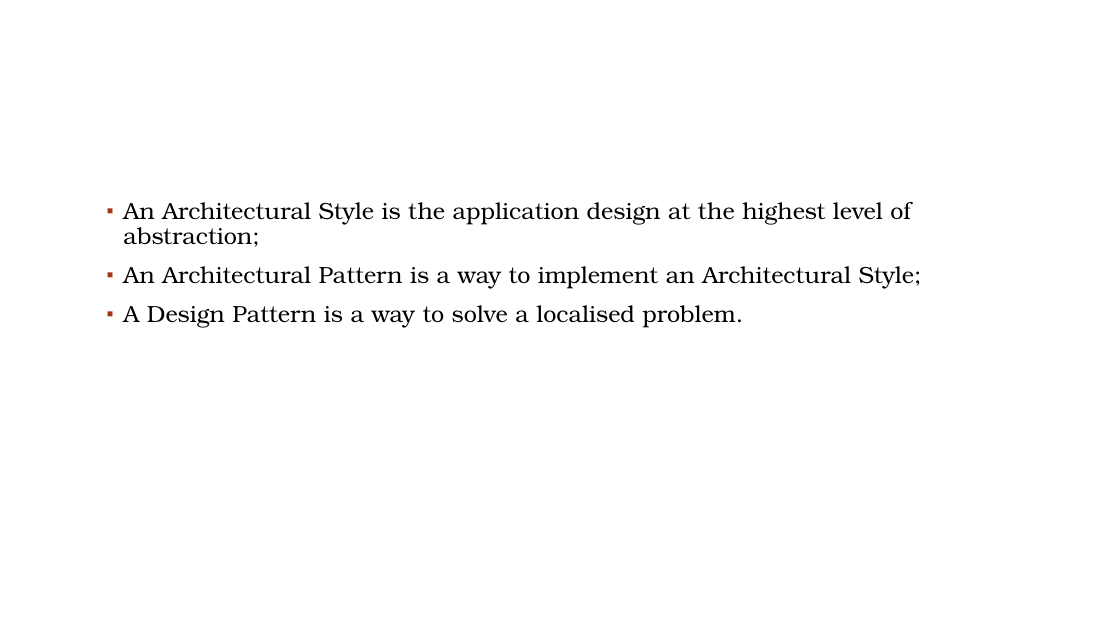
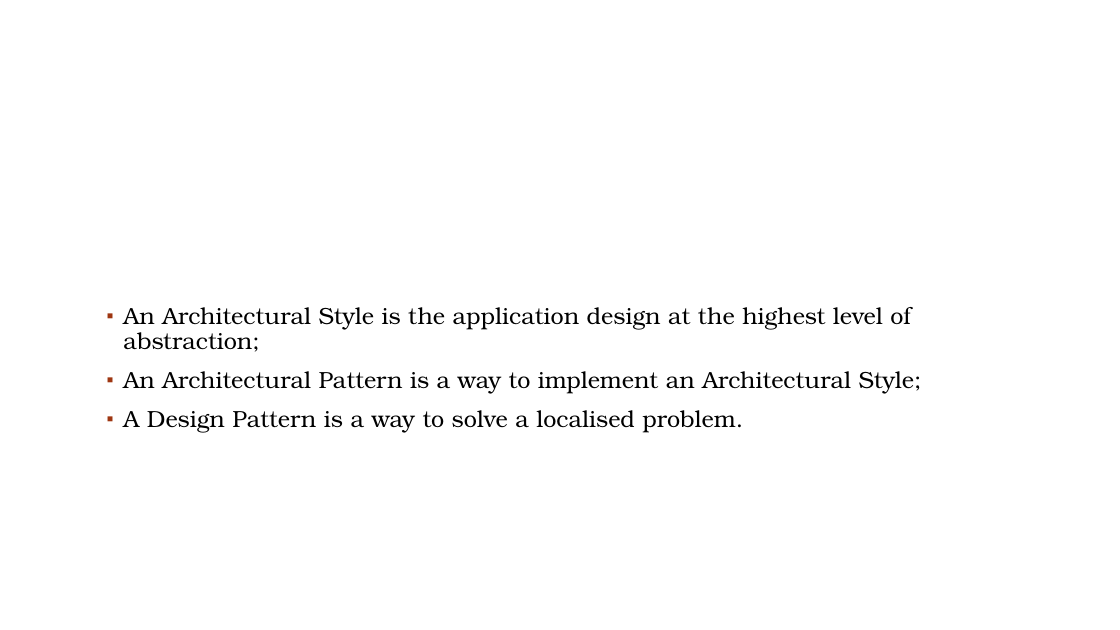
Before and after one commit to Amitpnk/Onion-architecture-ASP.NET-Core, a slide deck: slide 8 of PPT/Onion Architecture.pptx (slide 6 before the commit). Drawn at 1120x630 pixels with LibreOffice and Linux fonts; fonts in the diff are those of the drawing; background and template pictures are left out. Boxes give left, top, right and bottom in pixels: in the first picture for what was removed or moved away, otherwise in the second. Text is boxed around its words. In the diff, an @@ line names an element or a change of style, - is before the commit and + after.

```diff
--- a/PPT/Onion Architecture.pptx
+++ b/PPT/Onion Architecture.pptx
@@ text "An Architectural Style is the ...": place and size @@
-text "An Architectural Style is the ..." at bbox=[123, 202, 922, 328]
+text "An Architectural Style is the ..." at bbox=[123, 307, 922, 433]
```
Also in this commit, not shown: 4 other slides changed, 2 slides added, 1 slide removed.
